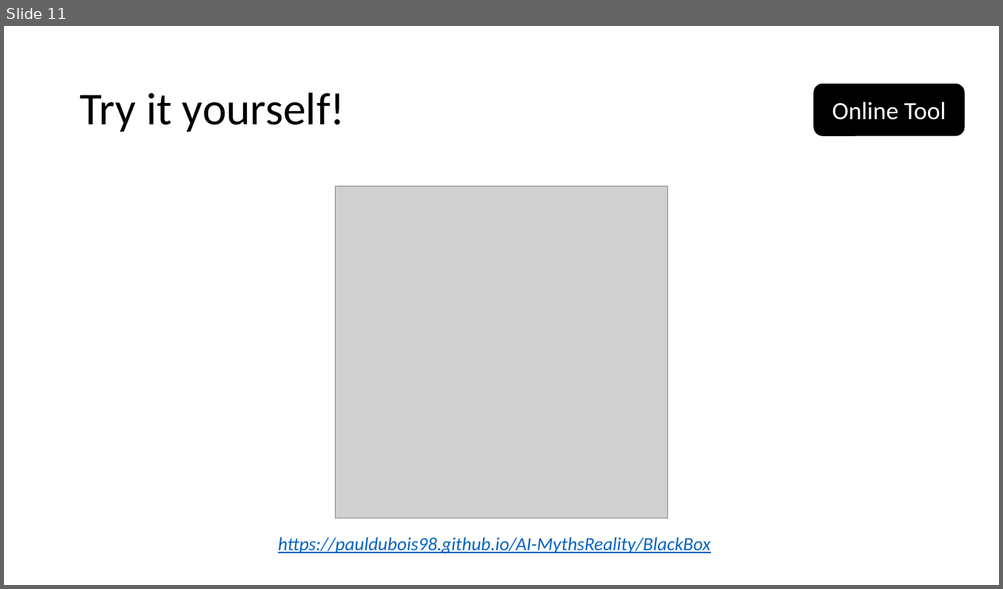
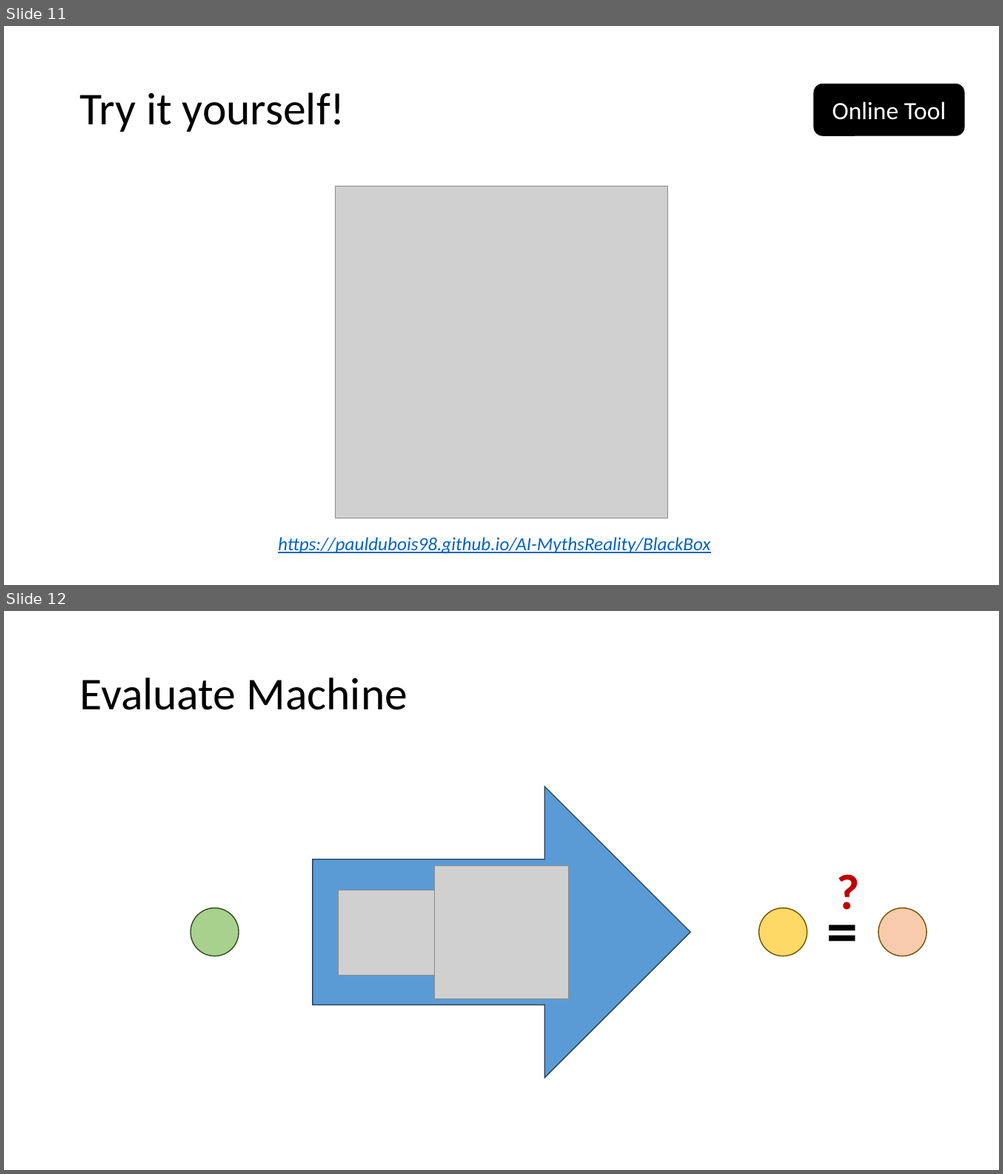
Before and after one commit to PRF-Development/DataAnalysisExtras, a slide deck: WhatIsArtificialIntelligence.pptx. Shown one above the other, each under a label of ours: slide 11 before the commit, slides 11 and 12 after it. The pictures are 1003x589 and 1003x1174 pixels, drawn with LibreOffice and Linux fonts; fonts in the diff are those of the drawing; grey boxes stand for pictures. Boxes give left, top, right and bottom in pixels: in the first picture for what was removed or moved away, otherwise in the second. Text is boxed around its words. In the diff, an @@ line names an element or a change of style, - is before the commit and + after.

Commit message:
evaluate machine

```diff
--- a/WhatIsArtificialIntelligence.pptx
+++ b/WhatIsArtificialIntelligence.pptx
@@ slide 12 added at <box>4,611,999,1170</box>, background #FFFFFF @@
@@ title added at <box>79,678,407,710</box>, 44 pt, text #000000 @@
+Evaluate Machine
@@ right arrow added at <box>313,786,691,1078</box>, fill #5B9BD5, outline #28445D 1 pt @@
@@ picture added at <box>435,866,568,999</box> @@
@@ text added at <box>829,857,868,924</box>, 48 pt, text #C00000, bold @@
+?
@@ picture added at <box>338,891,435,976</box> @@
@@ text added at <box>819,887,866,970</box>, 60 pt, text #000000, bold @@
+=
@@ ellipse added at <box>190,908,239,957</box>, fill #A9D18E, outline #314C1F 1 pt @@
@@ ellipse added at <box>759,908,808,957</box>, fill #FFD966, outline #705400 1 pt @@
@@ ellipse added at <box>879,908,927,957</box>, fill #F8CBAD, outline #705400 1 pt @@
```
